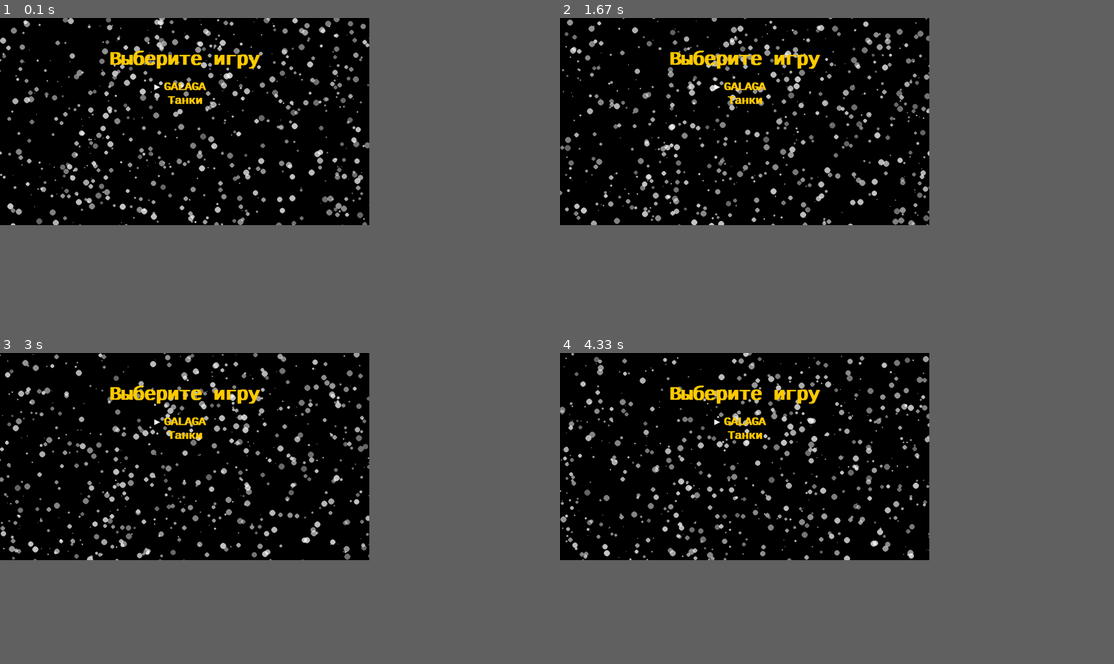
Above: before the commit, frames 1-4 (two rows, left to right).
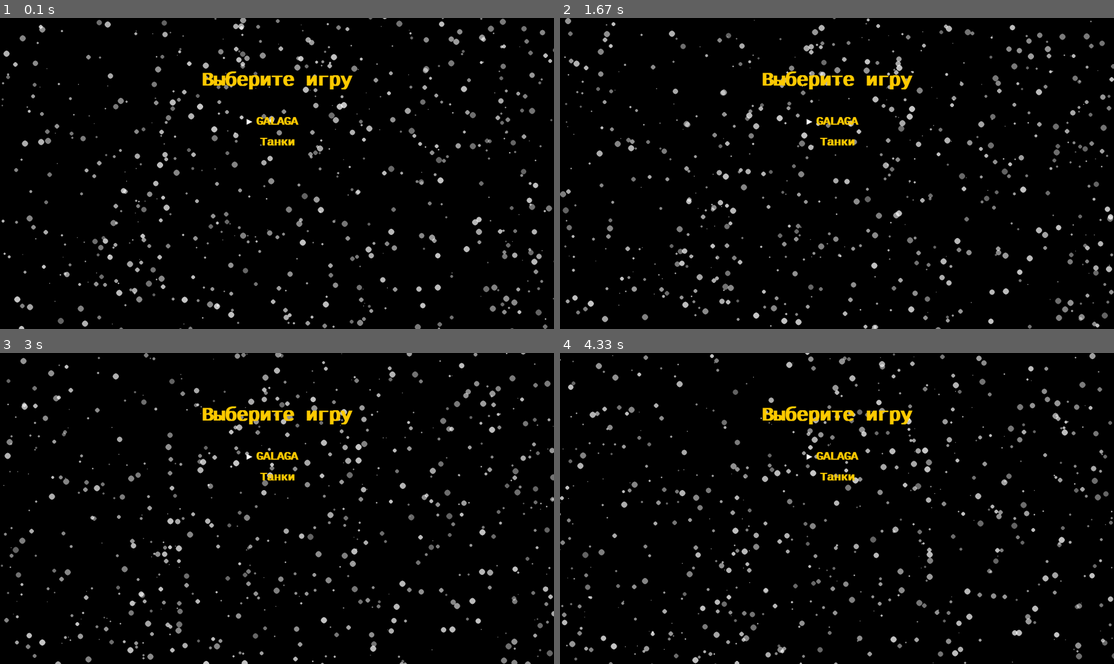
Above: after the commit, the same moments.

Repository: MaxMaximov123/Galaga_pygame_project
Game: pygame game, started from main.py
The game is run twice, just before and just after one commit, with the same random seed, the same clock (stepped at 60 frames per second) and the same inputs.
Inputs (mouse positions are in pixels of both pictures, inside the frame that each line leads up to):
- Up to frame 1 (0.1 s): no input
- Up to frame 2 (1.67 s): click (814, 185) at 0.88 s; click "Выберите игру" at 1.22 s; click "Выберите игру" at 1.55 s
- Up to frame 3 (3 s): click (144, 511) at 1.88 s
- Up to frame 4 (4.33 s): no input
In our replay, the window is 600x337 before the commit and 900x506 after it. These sizes can differ from the game's own. Grey fills any space a smaller window leaves; there, only what the larger window draws over its background counts as a difference.

The runs differ from the first frame. In frame 1, 11% of the frame differs, in the area x 0-100%, y 0-100%; in frame 2, 11%; in frame 3, 11%; in frame 4, 11%.

Commit message:
Мелкие доработки

Diff:
--- a/Games/Tanks_objects/Boosters.py
+++ b/Games/Tanks_objects/Boosters.py
@@ -6,7 +6,7 @@
 class Booster(pg.sprite.Sprite):
 	def __init__(self, game, pos, path='Games/Tanks_objects/data/images/shield_booster.png'):
 		super().__init__(game.boosters_group)
-		self.size = 30, 30  # размер улучшения
+		self.size = round(30 * 2 * config.K), round(30 * 2 * config.K)  # размер улучшения
 		self.game = game
 		self.f = 1
 		self.image = pg.image.load(path)  # картинка спрайта  # контур спрайта
--- a/Games/Tanks_objects/Fire.py
+++ b/Games/Tanks_objects/Fire.py
@@ -7,8 +7,8 @@
 		super().__init__(game.fires_group)
 		self.step_show = 1
 		self.frame_counter = self.step_show // config.FPS
-		self.size = 20, 40  # размер пули
-		self.speed = config.FPS * 2  # скорость пули пикс/сек
+		self.size = config.TILE_SIZE // 5, config.TILE_SIZE // 3 * 2  # размер пули
+		self.speed = config.FPS * config.K * 4  # скорость пули пикс/сек
 		self.game = game
 		self.image = pg.image.load('Games/Tanks_objects/data/images/fire1.png').convert_alpha()  # картинка спрайта  # контур спрайта
 		self.can_move = True
@@ -27,6 +27,7 @@
 		self.pos = pos
 		self.image = pg.transform.rotate(self.image, angle)
 		self.rect = self.image.get_rect(center=pos)
+		self.x, self.y = self.rect.x, self.rect.y
 
 	def set_can_move(self, f):
 		self.can_move = f
@@ -36,8 +37,8 @@
 			if (
 					config.HEIGHT > self.rect.y + self.size[1] // 2 > + self.size[1] // 2 and
 					config.WIDTH + self.size[0] // 2 > self.rect.x + self.size[0] // 2 > 0):  # ПРОВЕРКА, ЧТО ПУЛИ НА ЭКРАНЕ
-				self.rect.y += self.vector_y / config.FPS
-				self.rect.x += self.vector_x / config.FPS
+				self.y += self.vector_y / config.FPS
+				self.x += self.vector_x / config.FPS
 			else:
 				self.kill()
 
@@ -64,6 +65,7 @@
 				if obj and self.from_main_tank != obj[0].from_main_tank:
 					self.kill()
 					obj[0].kill()
+			self.rect.x, self.rect.y = self.x, self.y
 
 	def is_collided_with(self, sprite):
 		return self.rect.colliderect(sprite.rect)
--- a/Games/Tanks_objects/Game_over.py
+++ b/Games/Tanks_objects/Game_over.py
@@ -11,11 +11,11 @@
         self.base_img = pg.image.load(
             'Games/Tanks_objects/data/images/gameover.png').convert_alpha()
         self.image = self.base_image = pg.transform.scale(self.base_img, (config.WIDTH, config.HEIGHT))
-        self.speed = 200
+        self.speed = 200 * round(2 * config.K)
         self.images = []
         for i in range(4):
             tank_img = pg.image.load(f'Games/Tanks_objects/data/images/enemy_tank{i}.png').convert_alpha()
-            tank_img = pg.transform.scale(tank_img, (40, 40))
+            tank_img = pg.transform.scale(tank_img, (40 * round(config.K), 40 * round(config.K)))
             tank_img = pg.transform.rotate(tank_img, -90)
             self.images.append(tank_img)
         self.game = game
--- a/Games/Tanks_objects/Print_kills.py
+++ b/Games/Tanks_objects/Print_kills.py
@@ -11,27 +11,27 @@
 			break
 	for i in range(len(self.vis_kills)):
 		if self.vis_kills[i] >= 0:
-			font = pg.font.Font(None, 40)
+			font = pg.font.Font(None, 40 * round(config.K))
 			string_rendered = font.render(
 				'     - >     ' + str(round(self.vis_kills[i])) +
 				'    PTS    ' + str(round(self.vis_kills[i]) * 100 * (i + 1)), 1, pg.Color('white'))
 			intro_rect = string_rendered.get_rect()
 			intro_rect.top = self.text_coord
-			intro_rect.x = config.WIDTH // 7 * 2 + 40
-			self.game.screen.blit(self.images[i], (config.WIDTH // 7 * 2, self.text_coord))
+			intro_rect.x = (config.WIDTH // 7 * 2 + 40) * 2 * config.K
+			self.game.screen.blit(self.images[i], ((config.WIDTH // 7 * 2) * 2 * config.K, self.text_coord))
 			self.text_coord += intro_rect.height
 			self.game.screen.blit(string_rendered, intro_rect)
-		self.text_coord += 15
+		self.text_coord += 15 * 2 * config.K
 	for i in [
 		'_' * 30,
 		f'TOTAL:{" " * 5}{sum([round(k) for i, k in enumerate(self.vis_kills) if k > 0])}'
 		f'{" " * 10}SCORE{" " * 5}{sum([round(k) * 100 * (i + 1) for i, k in enumerate(self.vis_kills) if k > 0])}'
 	]:
-		font = pg.font.Font(None, 30)
+		font = pg.font.Font(None, 30 * round(config.K))
 		string_rendered = font.render(i, 1, pg.Color('white'))
 		intro_rect = string_rendered.get_rect()
 		intro_rect.top = self.text_coord
-		intro_rect.x = config.WIDTH // 7 * 2
+		intro_rect.x = (config.WIDTH // 7 * 2) * 2 * config.K
 		self.text_coord += intro_rect.height
 		self.game.screen.blit(string_rendered, intro_rect)
 		self.text_coord += 15
--- a/Games/Tanks_objects/Tank.py
+++ b/Games/Tanks_objects/Tank.py
@@ -14,7 +14,7 @@
 		self.pos = pos
 		self.copy_img = None
 		self.size = config.TILE_SIZE - 4  # размер танка
-		self.speed = 300  # пикселе в секунду
+		self.speed = 600 * config.K  # пикселе в секунду
 		self.powers = ['Games/Tanks_objects/data/images/main_tank0.png']
 		self.power = power  # МОЩНОСТЬ ТАНКА
 		self.power1 = power
@@ -192,7 +192,7 @@
 		self.base_image = pg.transform.scale(self.base_image, (self.size, self.size))
 		self.base_image.set_colorkey(self.base_image.get_at((0, 0)))
 		self.base_image = self.base_image.convert_alpha()
-		self.speed = 100
+		self.speed = 200 * config.K
 		self.hp = self.power + 1
 		self.is_pause = False
 		self.vector_x = random.randint(-1, 1)
--- a/Games/Tanks_objects/Tanks.py
+++ b/Games/Tanks_objects/Tanks.py
@@ -251,8 +251,8 @@
 				Fire(self, (
 					self.main_tank.rect.x + self.main_tank.size // 2,
 					self.main_tank.rect.y + self.main_tank.size // 2),
-					 True,
-					 self.main_tank.vector_x, self.main_tank.vector_y)
+					True,
+					self.main_tank.vector_x, self.main_tank.vector_y)
 				self.sound_shot.play()
 
 			# ПРОВЕРКА НА ПОБЕДУ
@@ -290,6 +290,8 @@
 
 	# ЗАПУСК ПАУЗЫ
 	def start_pause(self):
+		self.button_down = ''
+		self.space_is_down = False
 		self.is_pause = True
 		self.pause = Pause((config.WIDTH // 2, config.HEIGHT // 5), self.screen)
 		self.pause_group.add(*self.groups)
@@ -359,7 +361,7 @@
 	def start_screen(self):
 		frames = []
 		for frame in split_animated_gif("Games/Tanks_objects/data/images/fon.gif"):
-			frames += [frame] * 10
+			frames += [frame] * 6
 
 		frame_index = 0
 		fon = pg.transform.scale(frames[frame_index % len(frames)],
--- a/Games/Tanks_objects/Walls.py
+++ b/Games/Tanks_objects/Walls.py
@@ -1,5 +1,6 @@
 import pygame as pg
 from Games import config
+import random
 
 
 # БАЗОВЫЙ КЛАСС СТЕНЫ
@@ -280,7 +281,10 @@
 		self.game = game
 		self.pos = pos
 		self.type_ = type_
-		self.image0 = pg.image.load('Games/Tanks_objects/data/images/bush.png')  # картинка спрайта  # контур спрайта
+		if random.randint(0, 1):
+			self.image0 = pg.image.load('Games/Tanks_objects/data/images/bush.png')  # картинка спрайта  # контур спрайта
+		else:
+			self.image0 = pg.image.load('Games/Tanks_objects/data/images/Christmas_tree.png')
 		self.image0 = pg.transform.scale(self.image0, self.base_size)
 		self.image0.set_colorkey((0, 0, 0))
 		self.image0 = self.image0.convert_alpha()
--- a/Games/Tanks_objects/Win_screen.py
+++ b/Games/Tanks_objects/Win_screen.py
@@ -12,11 +12,11 @@
         self.base_img = pg.image.load(
             'Games/Tanks_objects/data/images/you_win.jpg').convert_alpha()
         self.image = self.base_image = pg.transform.scale(self.base_img, (config.WIDTH, config.HEIGHT))
-        self.speed = 200
+        self.speed = 200 * round(2 * config.K)
         self.images = []
         for i in range(4):
             tank_img = pg.image.load(f'Games/Tanks_objects/data/images/enemy_tank{i}.png').convert_alpha()
-            tank_img = pg.transform.scale(tank_img, (40, 40))
+            tank_img = pg.transform.scale(tank_img, (40 * round(2 * config.K), 40 * round(2 * config.K)))
             tank_img = pg.transform.rotate(tank_img, -90)
             self.images.append(tank_img)
         self.game = game
--- /dev/null
+++ b/Games/Tanks_objects/data/levels/level3.csv
@@ -0,0 +1,18 @@
+0	0	0	0	0	0	0	0	0	0	0	0	0	0	0	0	0	0	0	0	0	sh	0	sh	0	b	b	b	0	0	0	sh
+0	0	0	0	sh	0	0	0	0	sh	0	0	0	0	0	sh	sh	0	w	0	sh	0	sh	sh	sh	xz	xz	xz	b	sh	0	0
+0	0	0	0	0	0	w	0	0	0	0	sh	w	0	0	w	sh	sh	0	0	sh	sh	sh	b	b	xz	xz	xz	xz	xz	b	0
+0	sh	0	0	0	0	0	sh	0	0	0	0	0	0	0	0	0	0	0	0	0	sh	sh	b	xz	xz	xz	xz	xz	xz	xz	b
+0	0	0	0	0	0	w	0	w	0	sh	0	0	sh	0	0	0	0	b	b	b	b	b	b	xz	xz	xz	xz	xz	xz	xz	b
+0	i	0	w	0	0	0	0	0	0	0	0	0	0	b	b	b	b	b	0	b	b	b	b	xz	xz	xz	i	xz	xz	b	0
+0	0	w	w	i	0	sh	0	0	0	b	b	b	b	0	0	0	0	0	0	0	0	0	b	xz	xz	xz	xz	xz	b	0	0
+0	0	i	0	0	0	0	0	b	b	b	0	0	0	0	0	w	0	0	0	w	0	0	0	xz	i	xz	xz	xz	b	sh	sh
+0	w	0	i	0	0	b	b	0	0	0	0	0	w	0	0	w	0	bu	0	0	bu	0	w	xz	xz	xz	xz	xz	b	0	0
+0	i	0	0	i	b	0	w	0	bu	0	0	0	i	0	bu	0	0	0	bu	bu	0	bu	0	0	xz	xz	xz	xz	xz	b	0
+0	0	i	0	b	0	bu	0	bu	0	w	0	0	0	0	0	0	0	0	0	0	0	0	0	b	b	xz	xz	xz	xz	xz	b
+0	0	w	0	b	0	0	0	bu	0	0	0	0	b	b	b	b	b	b	b	b	b	b	b	b	xz	xz	xz	xz	xz	xz	b
+0	i	0	w	b	0	0	0	0	b	b	b	b	0	0	0	0	0	0	0	sh	sh	sh	sh	b	xz	xz	xz	xz	xz	xz	b
+0	0	w	w	b	0	0	0	b	sh	0	sh	0	0	sh	0	0	0	0	0	0	sh	sh	0	b	b	xz	xz	xz	xz	xz	b
+w	0	i	0	b	b	b	b	0	0	0	0	0	0	0	0	0	0	sh	w	0	0	sh	sh	0	b	b	xz	xz	xz	xz	b
+0	0	w	0	0	0	0	0	sh	0	0	0	0	w	0	0	sh	0	sh	0	0	0	sh	0	0	0	0	b	b	b	b	b
+0	0	i	0	i	0	0	0	w	0	0	0	sh	0	sh	0	0	0	sh	0	w	sh	0	sh	sh	0	sh	sh	0	0	0	0
+0	i	w	0	0	0	0	w	0	sh	0	w	0	0	0	0	0	0	0	0	0	0	sh	0	0	sh	0	0	sh	0	sh	sh
--- a/Games/button.py
+++ b/Games/button.py
@@ -25,7 +25,7 @@
 
 	def update(self):
 		if self.text:
-			font = pg.font.SysFont('monospace', self.text_size)
+			font = pg.font.SysFont('monospace', round(self.text_size * 2 * config.K))
 			text = font.render(self.text, True, (194, 152, 0))
 			self.screen.blit(text, (self.pos[0] - text.get_width() // 2, self.pos[1] - text.get_height() // 2))
 
--- a/Games/config.py
+++ b/Games/config.py
@@ -1,5 +1,6 @@
-HEIGHT = 540  # ������ ����
-WIDTH = 960  # ������ ����
+K = 0.75  # коэффициент размера
+HEIGHT = round(1080 * K)  # ВыСОТА ЭКРАНА
+WIDTH = round(1920 * K)  # ШИРИНА ЭКРАНА
 
 
 FPS = 240  # fps ����
--- a/Games/pause.py
+++ b/Games/pause.py
@@ -6,7 +6,7 @@
 class Frame(pg.sprite.Sprite):
 	def __init__(self, pos, size):
 		pg.sprite.Sprite.__init__(self)
-		self.size = size  # размер кнопки
+		self.size = round(size[0] * 2 * config.K), round(size[1] * 2 * config.K)  # размер кнопки
 		self.pos = pos
 		self.image = pg.image.load('Games/Galaga_objects/data/images/frame1.png').convert_alpha()  # картинка спрайта
 		self.image = pg.transform.scale(self.image, (self.size[0], self.size[1]))
Binary file added: Games/Tanks_objects/data/images/Christmas_tree.png
